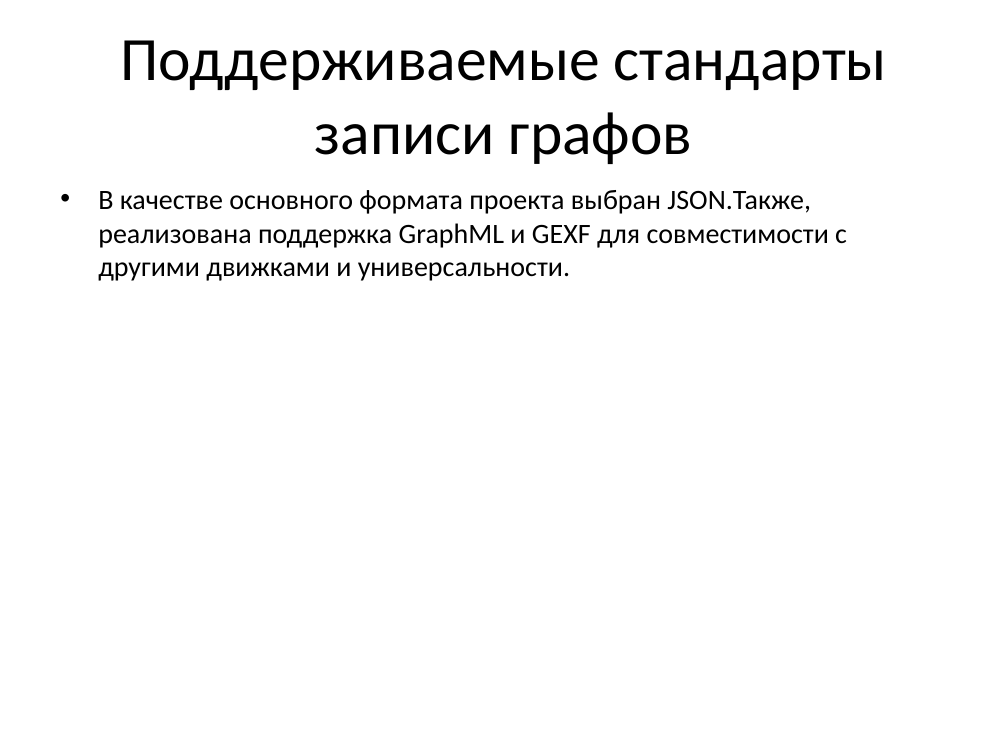
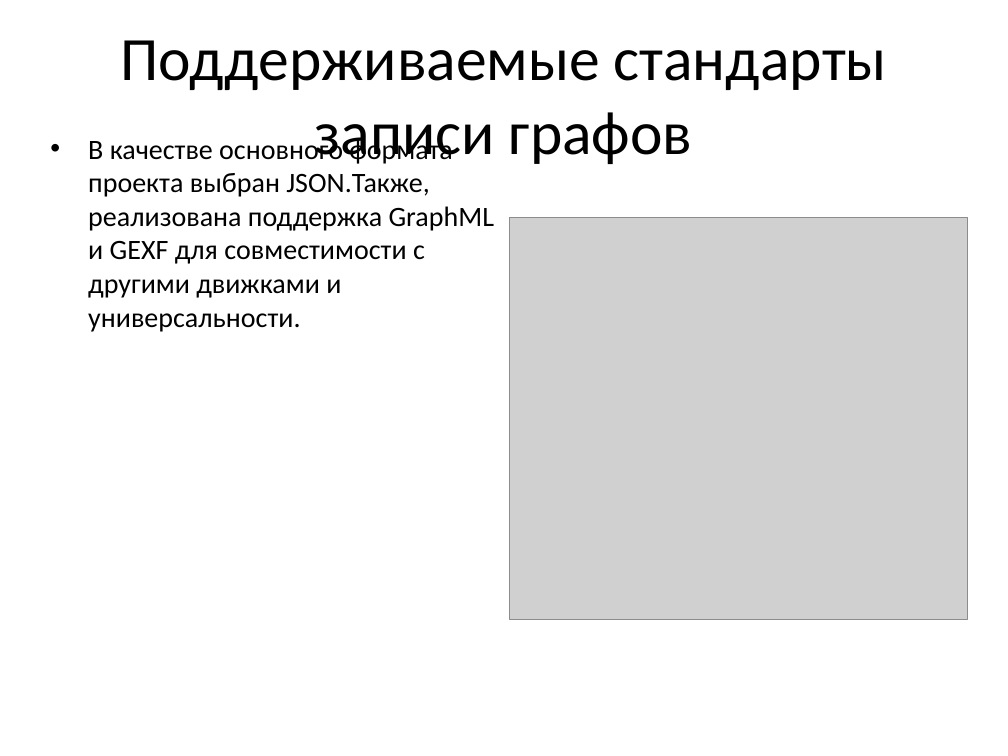
Before and after one commit to SasnikOmega/graph-search-engine, a slide deck: slide 7 of docs/презентация.pptx. Drawn at 1008x756 pixels with LibreOffice and Linux fonts; fonts in the diff are those of the drawing; grey boxes stand for pictures. Boxes give left, top, right and bottom in pixels: in the first picture for what was removed or moved away, otherwise in the second. Text is boxed around its words. In the diff, an @@ line names an element or a change of style, - is before the commit and + after.

Commit message:
Presentation updates
Tried to add some pictures. Removed the "docs/screenshots" folder as it is no longer needed

```diff
--- a/docs/презентация.pptx
+++ b/docs/презентация.pptx
@@ text "В качестве основного формата проекта ..." rewrapped from [98,190,847,281] to [88,135,494,332] @@
@@ picture added at [509,217,968,619] @@
```
Also in this commit, not shown: 5 other slides changed, 3 other files.
